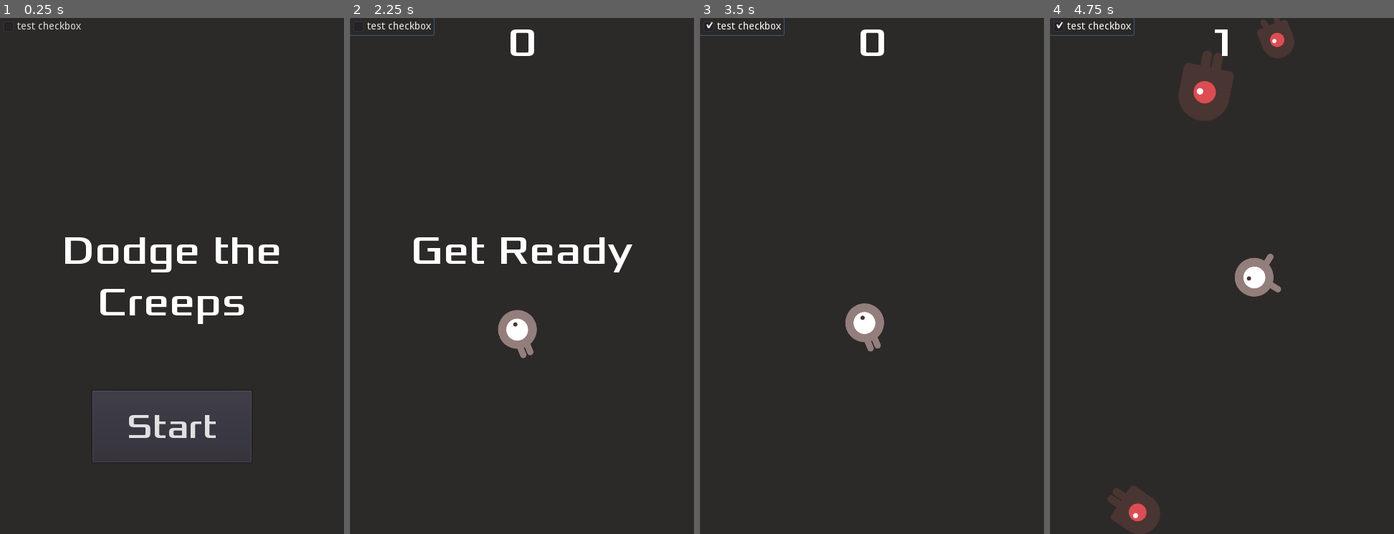
Above: before the commit, frames 1-4 (left to right).
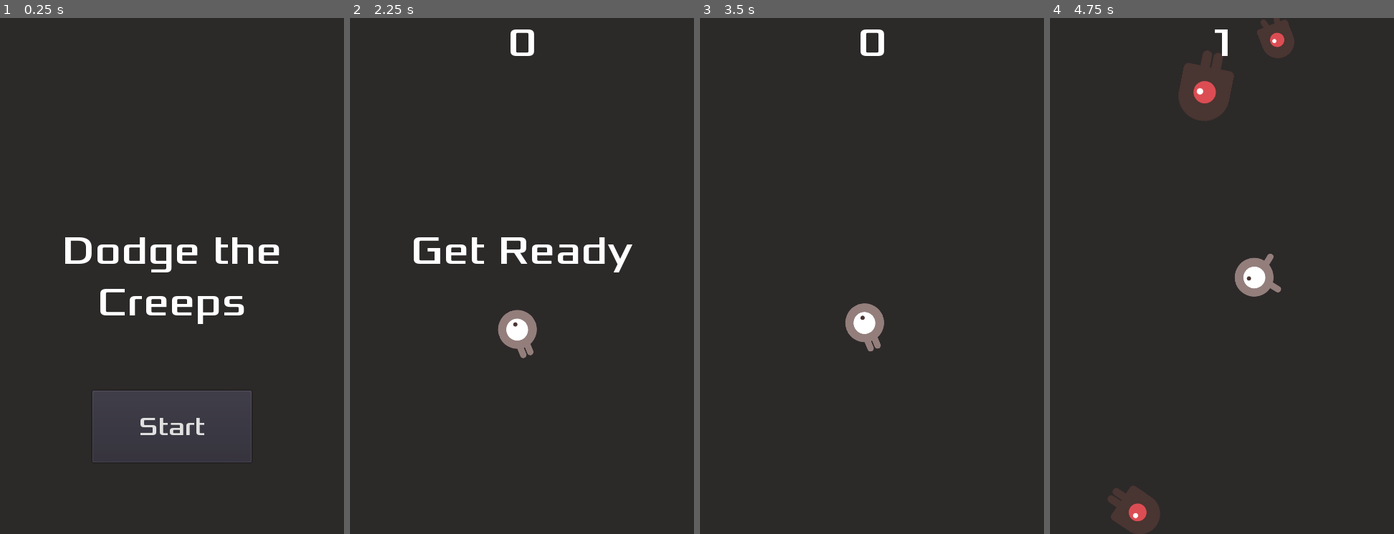
Above: after the commit, the same moments.

Repository: STYJ/Dodge-the-Creeps-enhanced-edition
Game: Godot game, scene res://main.tscn
The game is run twice, just before and just after one commit, with the same random seed, the same clock (stepped at 60 frames per second) and the same inputs.
Inputs (mouse positions are in pixels of both pictures, inside the frame that each line leads up to):
- Up to frame 1 (0.25 s): no input
- Up to frame 2 (2.25 s): click (391, 28) at 0.5 s, where only the run before the commit has a clickable "test checkbox"; click "Start" at 1.25 s; click (391, 28) at 2 s, where only the run before the commit has a clickable "test checkbox"
- Up to frame 3 (3.5 s): click (741, 28) at 2.75 s, where only the run before the commit has a clickable "test checkbox"
- Up to frame 4 (4.75 s): move the mouse to (1297, 250) at 3.52 s; press the mouse at (1297, 250) at 3.53 s; move the mouse to (1153, 301) at 4.27 s; release the mouse at (1153, 301) at 4.28 s; click (1153, 301) at 4.35 s

The runs differ from the first frame. In frame 1, 0.7% of the frame differs, in the area x 5-63%, y 0-82%; in frame 2, 0.2%; in frame 3, 0.2%; in frame 4, 0.2%.

Commit message:
minor modifications to HUD

Diff:
--- a/HUD.gd
+++ b/HUD.gd
@@ -6,8 +6,6 @@
 	$Message.text = text
 	$Message.show()
 	$MessageTimer.start()
-
-
 
 func show_game_over():
 	show_message("Game Over")
--- a/HUD.tscn
+++ b/HUD.tscn
@@ -12,7 +12,7 @@
 font_data = ExtResource( 2 )
 
 [sub_resource type="DynamicFont" id=3]
-size = 48
+size = 36
 font_data = ExtResource( 2 )
 
 [node name="HUD" type="CanvasLayer"]
@@ -61,19 +61,5 @@
 __meta__ = {
 "_edit_use_anchors_": false
 }
-
-[node name="Menu" type="CanvasLayer" parent="."]
-layer = 2
-__meta__ = {
-"_editor_description_": ""
-}
-
-[node name="CheckBox" type="CheckBox" parent="Menu"]
-margin_right = 24.0
-margin_bottom = 24.0
-text = "test checkbox"
-__meta__ = {
-"_edit_use_anchors_": false
-}
 [connection signal="timeout" from="MessageTimer" to="." method="_on_MessageTimer_timeout"]
 [connection signal="pressed" from="StartButton" to="." method="_on_StartButton_pressed"]
